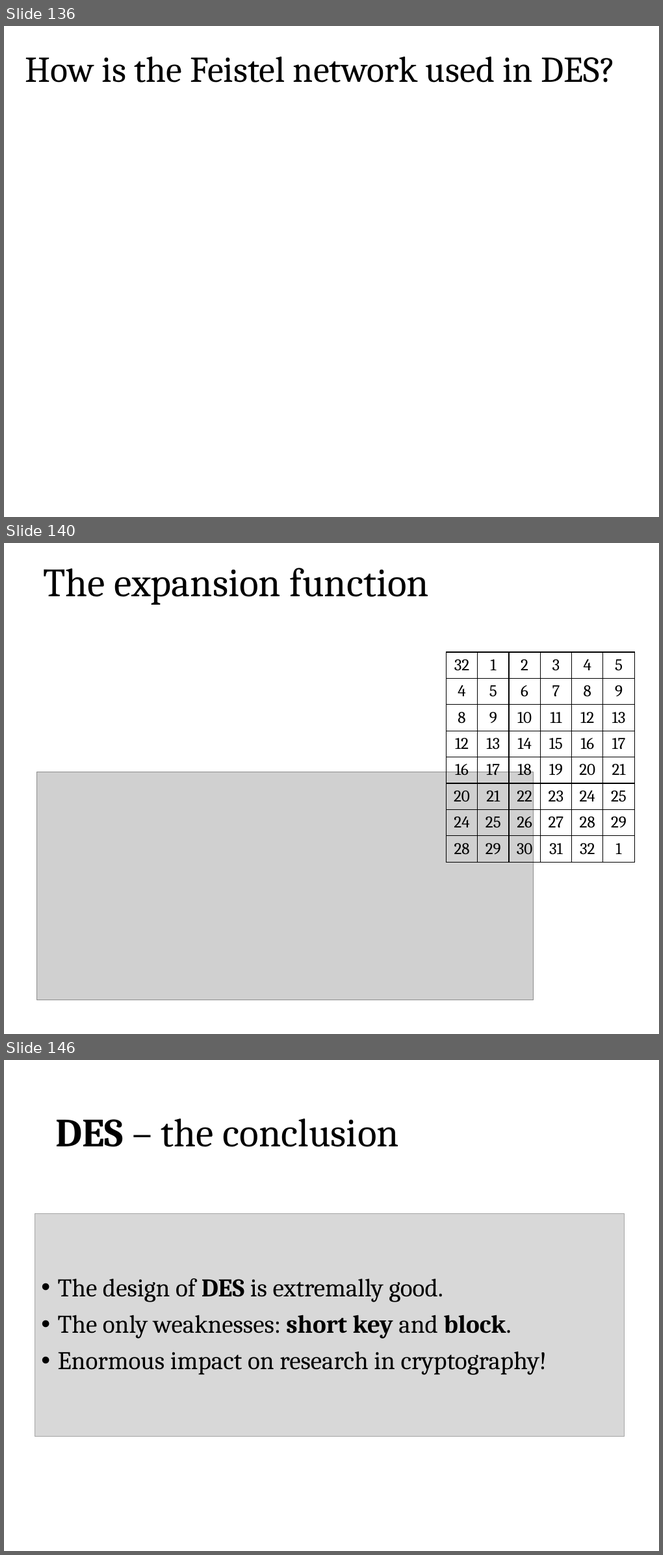
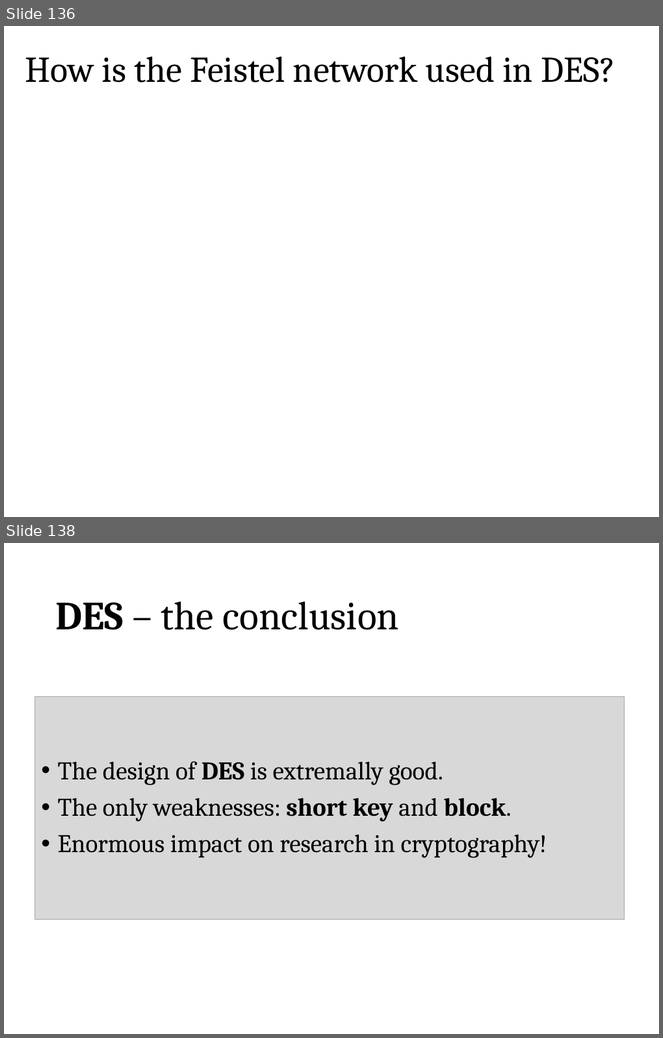
Before and after one commit to sdziembowski/cryptography-I-2026, a slide deck: Slides/chapter02.pptx. Shown one above the other, each under a label of ours: slides 136, 140 and 146 before the commit, slides 136 and 138 after it; the slides between them are not shown. The pictures are 663x1555 and 663x1038 pixels, drawn with LibreOffice and Linux fonts; fonts in the diff are those of the drawing; grey boxes stand for pictures. Boxes give left, top, right and bottom in pixels: in the first picture for what was removed or moved away, otherwise in the second. Text is boxed around its words. In the diff, an @@ line names an element or a change of style, - is before the commit and + after.

```diff
--- a/Slides/chapter02.pptx
+++ b/Slides/chapter02.pptx
@@ slide 140 removed at [4,543,659,1034], background #FFFFFF @@
@@ title removed at [43,568,429,605] @@
-The expansion function
@@ table removed at [446,652,635,863], 8 rows, 6 columns @@
-32 | 1 | 2 | 3 | 4 | 5
-4 | 5 | 6 | 7 | 8 | 9
-8 | 9 | 10 | 11 | 12 | 13
-12 | 13 | 14 | 15 | 16 | 17
-16 | 17 | 18 | 19 | 20 | 21
-20 | 21 | 22 | 23 | 24 | 25
-24 | 25 | 26 | 27 | 28 | 29
-28 | 29 | 30 | 31 | 32 | 1
@@ picture removed at [36,772,533,1001] @@
@@ what was slide 146 is now slide 138 @@
```
Also in this commit, not shown: 26 slides changed, 2 slides added, 9 other slides removed, 1 other file.
